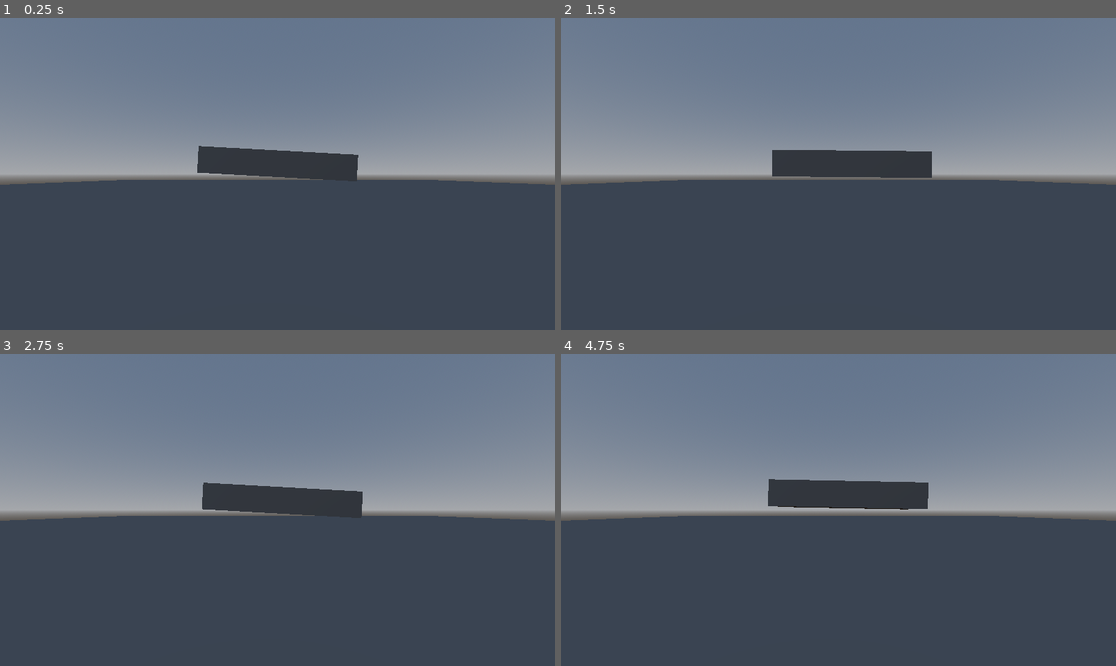
Above: before the commit, frames 1-4 (two rows, left to right).
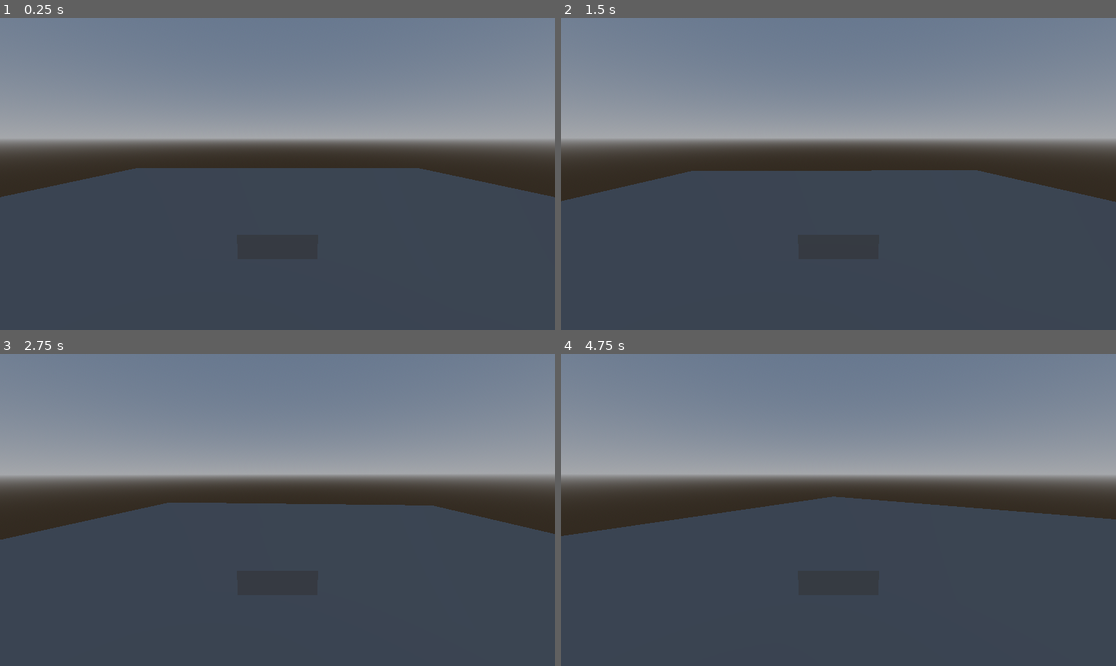
Above: after the commit, the same moments.

Repository: purpletissuebox/gwj80
Game: Godot game, scene res://levels/test_shop/world.tscn
Two runs of this game, one before a commit and one after it. Both use one fixed random seed, a clock stepped at 60 frames per second and the inputs below. This scene is started directly instead of the project's main scene.
Inputs:
- Up to frame 1 (0.25 s): no input
- Up to frame 2 (1.5 s): hold D (turn_right) 0.53-1.28 s; tap W (gas_pedal) at 0.6, 1.35 s; hold S (brake) from 1.28 s (still down)
- Up to frame 3 (2.75 s): release S (brake) at 2.03 s; hold D (turn_right) from 2.03 s (still down); tap W (gas_pedal) at 2.1 s
- Up to frame 4 (4.75 s): tap W (gas_pedal) at 2.85, 3.6, 4.35 s; release D (turn_right) at 3.53 s; hold A (turn_left) from 3.53 s (still down)

The runs differ from the first frame. In frame 1, 17% of the frame differs, in the area x 0-100%, y 31-58%; in frame 2, 17%, in the area x 0-100%, y 31-60%; in frame 3, 17%; in frame 4, 17%.

Commit message:
new plan. raycast instead of wheels

Diff:
--- a/actors/player/player.gd
+++ b/actors/player/player.gd
@@ -1,25 +1,21 @@
 class_name ShoppingCart extends RigidBody3D
 
-@export var steer_force:Curve
-@export var engine_force:Curve
-const TOP_SPEED:float = 300
-const STEER_RATE:float = PI/4
-const CAR_MASS:float = 100
-const FRONT_TIRES:int = 0
-const BACK_TIRES:int = 2
-const NUM_TIRES:int = 4
+@export var friction:float = -0.01
 
-var wheel_angle:float = 0
-var wheels:Array[Vector3]
+@export_group("Suspension")
+@export var rest_height:float = 0.5
+@export var spring_strength:float = 10
+@export var spring_dampening:float = 1.0
+@export var wheel_radius:float = 0.3
 
-#func _ready():
-	#var marker_3d: Marker3D = $Marker3D
-	#for i in NUM_TIRES:
-		#var v:Vector3 = marker_3d.position
-		#v.z *= (1 if i&1 else -1)
-		#v.x *= (1 if i&2 else -1)
-		#self.wheels.append(v)
-	#marker_3d.queue_free()
+@export_group("Engine")
+@export var engine_curve:Curve
+@export var top_speed:float = 10
+@export var engine_strength:float = 3
+
+@export_group("Steering")
+@export var grip_curve:Curve
+@export var steer_strength:float = 0.02
 
 func get_wheel_speed(w:Wheel):
-	return self.linear_velocity + self.angular_velocity.cross(w.position)
+	return self.linear_velocity + self.angular_velocity.cross(w.global_position - self.global_position)
--- a/actors/player/player.tscn
+++ b/actors/player/player.tscn
@@ -3,13 +3,14 @@
 [ext_resource type="Script" uid="uid://dsq5g5rucaagm" path="res://actors/player/player.gd" id="1_nvxhs"]
 [ext_resource type="PackedScene" uid="uid://bg4xosb0ufpgi" path="res://actors/player/wheels/wheel.tscn" id="2_ilk7j"]
 
-[sub_resource type="Curve" id="Curve_nvxhs"]
-_data = [Vector2(0.0744681, 0.831461), 0.0, 0.0, 0, 0, Vector2(0.675532, 0.146068), 0.0, 0.0, 0, 0]
+[sub_resource type="Curve" id="Curve_ilk7j"]
+_data = [Vector2(0.1, 0.5), 0.0, 0.0, 0, 0, Vector2(0.3, 1), 0.0, 0.0, 0, 0, Vector2(0.8, 1), 0.0, 0.0, 0, 0, Vector2(1, 0), 0.0, 0.0, 0, 0]
+point_count = 4
+metadata/_snap_enabled = true
+
+[sub_resource type="Curve" id="Curve_ax26v"]
+_data = [Vector2(0, 1), 0.0, 0.0, 0, 0, Vector2(0.7, 0.2), 0.0, 0.0, 0, 0]
 point_count = 2
-
-[sub_resource type="Curve" id="Curve_ilk7j"]
-_data = [Vector2(0.1, 0.5), 0.0, 0.0, 0, 0, Vector2(0.4, 1), 0.0, 0.0, 0, 0, Vector2(0.7, 1), 0.0, 0.0, 0, 0, Vector2(1, 0), -7.68132, 0.0, 0, 0]
-point_count = 4
 metadata/_snap_enabled = true
 
 [sub_resource type="BoxMesh" id="BoxMesh_nvxhs"]
@@ -19,9 +20,11 @@
 size = Vector3(3, 0.5, 1.5)
 
 [node name="Player" type="RigidBody3D"]
+angular_damp_mode = 1
 script = ExtResource("1_nvxhs")
-steer_force = SubResource("Curve_nvxhs")
-engine_force = SubResource("Curve_ilk7j")
+engine_curve = SubResource("Curve_ilk7j")
+grip_curve = SubResource("Curve_ax26v")
+steer_strength = 0.03
 
 [node name="Model" type="MeshInstance3D" parent="."]
 mesh = SubResource("BoxMesh_nvxhs")
@@ -34,22 +37,22 @@
 
 [node name="Marker3D" type="Marker3D" parent="."]
 transform = Transform3D(1, 0, 0, 0, 1, 0, 0, 0, 1, 0.990804, 0, 0.855257)
-visible = false
 
-[node name="Wheel" parent="." node_paths=PackedStringArray("car_body") instance=ExtResource("2_ilk7j")]
-transform = Transform3D(1, 0, 0, 0, 1, 0, 0, 0, 1, 1.2, -0.2, 0.7)
-car_body = NodePath("..")
+[node name="Wheel" parent="." node_paths=PackedStringArray("car") instance=ExtResource("2_ilk7j")]
+transform = Transform3D(1, 0, 0, 0, 1, 0, 0, 0, 1, 1.2, 0, 0.57)
+car = NodePath("..")
+him = true
 
-[node name="Wheel2" parent="." node_paths=PackedStringArray("car_body") instance=ExtResource("2_ilk7j")]
-transform = Transform3D(1, 0, 0, 0, 1, 0, 0, 0, 1, 1.2, -0.2, -0.7)
-car_body = NodePath("..")
+[node name="Wheel2" parent="." node_paths=PackedStringArray("car") instance=ExtResource("2_ilk7j")]
+transform = Transform3D(1, 0, 0, 0, 1, 0, 0, 0, 1, 1.2, 0, -0.57)
+car = NodePath("..")
 
-[node name="Wheel3" parent="." node_paths=PackedStringArray("car_body") instance=ExtResource("2_ilk7j")]
-transform = Transform3D(1, 0, 0, 0, 1, 0, 0, 0, 1, -1.5, -0.2, 0.7)
-car_body = NodePath("..")
+[node name="Wheel3" parent="." node_paths=PackedStringArray("car") instance=ExtResource("2_ilk7j")]
+transform = Transform3D(1, 0, 0, 0, 1, 0, 0, 0, 1, -1.2, 0, 0.57)
+car = NodePath("..")
 back_tire = true
 
-[node name="Wheel4" parent="." node_paths=PackedStringArray("car_body") instance=ExtResource("2_ilk7j")]
-transform = Transform3D(1, 0, 0, 0, 1, 0, 0, 0, 1, -1.5, -0.2, -0.7)
-car_body = NodePath("..")
+[node name="Wheel4" parent="." node_paths=PackedStringArray("car") instance=ExtResource("2_ilk7j")]
+transform = Transform3D(1, 0, 0, 0, 1, 0, 0, 0, 1, -1.2, 0, -0.57)
+car = NodePath("..")
 back_tire = true
--- a/actors/player/wheels/wheel.gd
+++ b/actors/player/wheels/wheel.gd
@@ -1,19 +1,15 @@
 class_name Wheel extends RayCast3D
 
-@export var car_body:ShoppingCart
+@export var car:ShoppingCart
 @export var back_tire:bool
-@export_range(0,100,1) var suspension_strength:float
-@export_range(0,1,0.01) var suspension_damping:float
-@export var steer_force:Curve
-@export var engine_force:Curve
+@export var him:bool
 
 @onready var visual_r: RayCast3D = $right
 @onready var visual_g: RayCast3D = $up
 @onready var visual_b: RayCast3D = $fwd
 
+var spring_len_last_frame:float = 0.0
 var velocity:Vector3
-var g_position:Vector3
-var orientation:Basis
 
 func _physics_process(delta):
 	if !self.is_colliding():
@@ -22,51 +18,66 @@
 		self.visual_r.target_position = Vector3.ZERO
 		return
 
-	self.velocity = self.car_body.get_wheel_speed(self)
-	self.orientation = get_global_transform().basis
-	self.g_position = get_global_position()
+	self.velocity = car.get_wheel_speed(self)
+	self.velocity.y = 0
+	var v:Vector3 = Vector3.ZERO
+	if him:
+		print(str(self.velocity) + " " + str(self.velocity.length()))
+	#self.visual_g.target_position = self.suspension(delta, 1).length()*Vector3.UP
+	#self.visual_b.target_position = self.engine().length()*Vector3.RIGHT
+	#self.visual_r.target_position = self.steer(delta).length()*Vector3.BACK
 
-	var v:Vector3 = Vector3.ZERO
-	self.visual_g.target_position = self.suspension().length()*Vector3.UP
-	self.visual_b.target_position = self.engine().length()*Vector3.FORWARD
-	self.visual_r.target_position = self.steer(delta).length()*Vector3.RIGHT
+	v += self.suspension(delta, 0)
+	v += self.engine()
+	v += self.brake()
+	v += self.steer(delta)
+	car.apply_force(v, self.get_collision_point() - car.global_position)
 
-	v += self.suspension()
-	v += self.engine()
-	v += self.steer(delta)
-	self.car_body.apply_force(v, self.g_position)
+func suspension(delta, debug):
+	var upwards:Vector3 = self.global_basis.y
+	var ground_distance:float = (self.get_collision_point()).distance_to(self.global_position)
 
-func suspension():
-	var upwards:Vector3 = self.orientation.y
-	var free_end:Vector3 = self.g_position + self.target_position
-	var col = self.get_collision_point()
-	var sink_length:float = (self.get_collision_point() - free_end).length()
+	var current_spring_length:float = clamp(ground_distance - car.wheel_radius, 0, car.rest_height)
+	var spring_force:float = car.spring_strength * (car.rest_height - current_spring_length)
+	var spring_velocity:float = (current_spring_length - self.spring_len_last_frame) / delta
 
-	var spring_force = sink_length*self.suspension_strength
-	var damp_force = self.velocity.dot(upwards)*self.suspension_damping
+	if !debug:
+		self.spring_len_last_frame = current_spring_length
 
-	return upwards*(spring_force - damp_force)
+	var damping_force:float = car.spring_dampening * spring_velocity
+	var suspension_force = basis.y * (spring_force - damping_force)
+
+	return upwards*suspension_force
 
 func steer(delta):
-	return Vector3.ZERO
+	if self.velocity.length() < 0.001:
+		return Vector3.ZERO
+
 	var amount = Input.get_axis("turn_right", "turn_left")
 	if !self.back_tire:
-		self.rotation.y = move_toward(self.rotation.y, amount*PI/8, delta*PI/4)
+		self.rotation.y = move_toward(self.rotation.y, amount*PI/4, delta*PI/4)
+	var rightward = self.global_basis.z
+	var lateral_speed:float = self.velocity.dot(rightward)
 
-	var rightward = self.orientation.z
-	var slide_speed:float = self.velocity.dot(rightward)
-	var slide_ratio:float = slide_speed/self.velocity.length()
-	var grip_factor:float = self.steer_force.sample(slide_ratio)
-	var grip_speed_change:float = slide_speed*grip_factor*-1
+	var slide_ratio:float = lateral_speed/self.velocity.length()
+	var grip_factor:float = car.grip_curve.sample(slide_ratio)
+	var grip_speed_change:float = -lateral_speed*grip_factor
 	var grip_acceleration:float = grip_speed_change/delta
-	return rightward*grip_acceleration
+	return rightward*grip_acceleration*car.steer_strength
 
 func engine():
-	return Vector3.ZERO
+	if !self.back_tire:
+		return Vector3.ZERO
+
 	var amount = Input.get_axis("brake", "gas_pedal")
-	var forwards:Vector3 = self.orientation.x
+	var forwards:Vector3 = self.global_basis.x
 
-	var car_speed:float = self.car_body.linear_velocity.dot(self.car_body.global_basis.x)
-	var norm_speed:float = abs(car_speed)/300
-	var power = self.engine_force.sample(norm_speed)
-	return forwards*power*amount
+	var car_speed:float = car.linear_velocity.dot(car.global_basis.x)
+	var norm_speed:float = abs(car_speed)/car.top_speed
+	var power = car.engine_curve.sample(norm_speed)
+	return forwards*power*amount*car.engine_strength
+
+func brake():
+	var forwards = self.global_basis.x
+	var brake_speed = car.get_wheel_speed(self).dot(forwards)
+	return forwards*brake_speed*car.friction*-1
--- a/actors/player/wheels/wheel.tscn
+++ b/actors/player/wheels/wheel.tscn
@@ -1,23 +1,11 @@
-[gd_scene load_steps=4 format=3 uid="uid://bg4xosb0ufpgi"]
+[gd_scene load_steps=2 format=3 uid="uid://bg4xosb0ufpgi"]
 
 [ext_resource type="Script" uid="uid://bo8etu6uo4v7g" path="res://actors/player/wheels/wheel.gd" id="1_q1ljj"]
 
-[sub_resource type="Curve" id="Curve_q1ljj"]
-_data = [Vector2(0.2, 0.7), 0.0, 0.0, 0, 0, Vector2(0.7, 0.2), 0.0, 0.0, 0, 0]
-point_count = 2
-metadata/_snap_enabled = true
-
-[sub_resource type="Curve" id="Curve_1usxk"]
-_data = [Vector2(0.1, 0.5), 0.0, 0.0, 0, 0, Vector2(0.4, 0.9), 0.0, 0.0, 0, 0, Vector2(0.7, 0.9), 0.0, 0.0, 0, 0, Vector2(1, 0), 0.0, 0.0, 0, 0]
-point_count = 4
-metadata/_snap_enabled = true
-
 [node name="Wheel" type="RayCast3D"]
+target_position = Vector3(0, -2, 0)
 debug_shape_thickness = 1
 script = ExtResource("1_q1ljj")
-suspension_strength = 5.0
-steer_force = SubResource("Curve_q1ljj")
-engine_force = SubResource("Curve_1usxk")
 
 [node name="up" type="RayCast3D" parent="."]
 target_position = Vector3(0, 0, 0)
--- a/levels/test_shop/world.tscn
+++ b/levels/test_shop/world.tscn
@@ -30,8 +30,8 @@
 environment = SubResource("Environment_yh8wm")
 
 [node name="Player" parent="." instance=ExtResource("1_6dm81")]
-transform = Transform3D(1, 0, 0, 0, 1, 0, 0, 0, 1, 0, 0.599571, 0)
-
-[node name="Camera3D" type="Camera3D" parent="."]
-transform = Transform3D(1, 0, 0, 0, 1, 0, 0, 0, 1, 0, 0.464281, 4.56316)
-current = true
+transform = Transform3D(1, 0, 0, 0, 1, 0, 0, 0, 1, 0, 1.12637, 0)
+center_of_mass_mode = 1
+center_of_mass = Vector3(0, -0.6, 0)
+spring_strength = 20.0
+top_speed = 20.0
